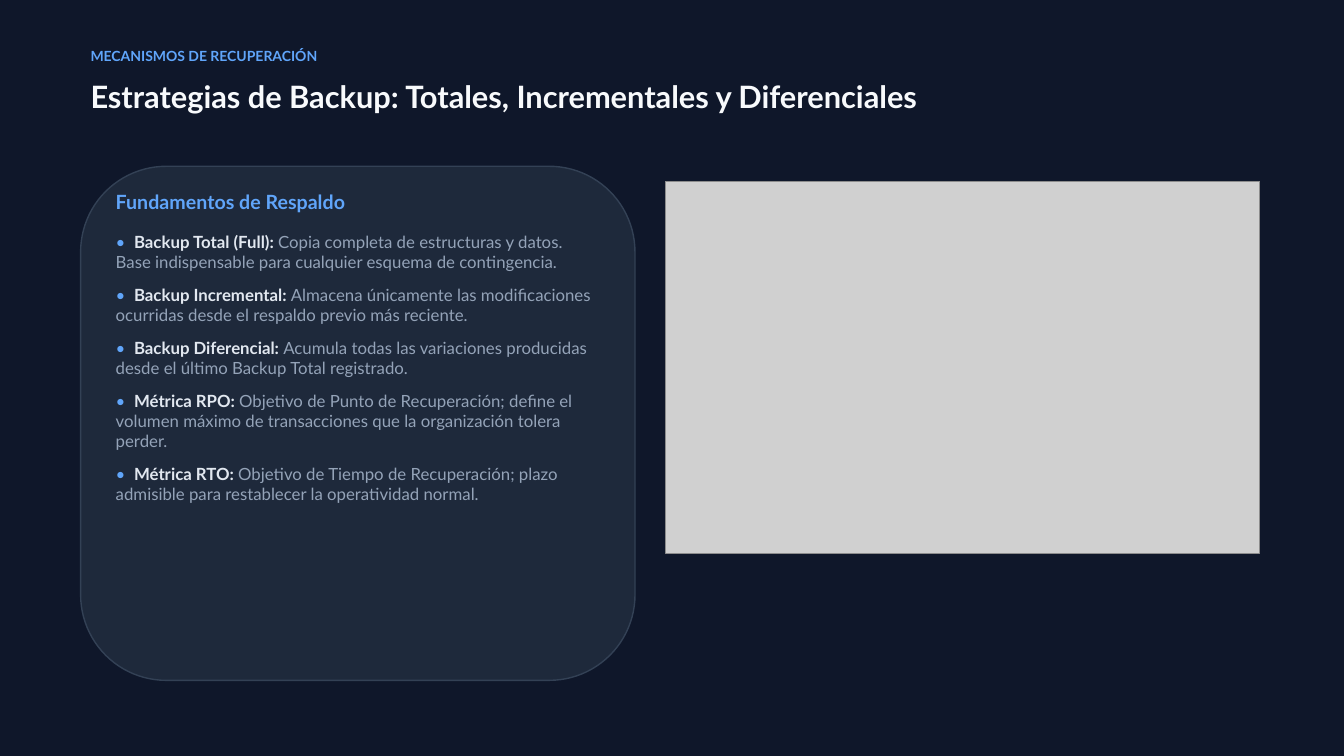
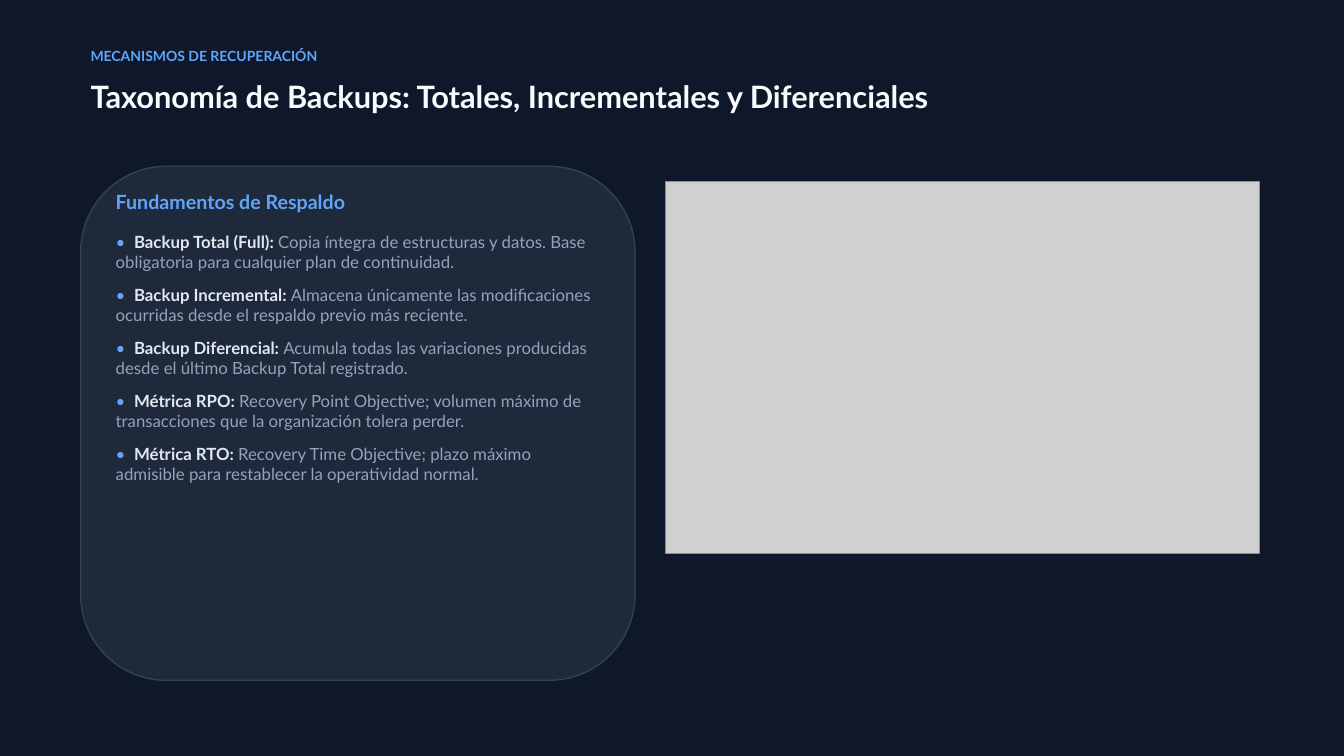
Before and after one commit to EmilyCayambe/Openmetadata, a slide deck: slide 4 of presentacion/Presentacion_Telemetria_Optimizacion.pptx. Drawn at 1344x756 pixels with LibreOffice and Linux fonts; fonts in the diff are those of the drawing; grey boxes stand for pictures. Boxes give left, top, right and bottom in pixels: in the first picture for what was removed or moved away, otherwise in the second. Text is boxed around its words. In the diff, an @@ line names an element or a change of style, - is before the commit and + after.

```diff
--- a/presentacion/Presentacion_Telemetria_Optimizacion.pptx
+++ b/presentacion/Presentacion_Telemetria_Optimizacion.pptx
@@ text at (x1=91, y1=85, x2=928, y2=113): text changed @@
-Estrategias de Backup: Totales, Incrementales y Diferenciales
+Taxonomía de Backups: Totales, Incrementales y Diferenciales
@@ text at (x1=116, y1=235, x2=585, y2=271): text changed @@
-• Backup Total (Full): Copia completa de estructuras y datos. Base indispensable para cualquier esquema de contingencia.
+• Backup Total (Full): Copia íntegra de estructuras y datos. Base obligatoria para cualquier plan de continuidad.
@@ text at (x1=116, y1=394, x2=581, y2=483): text changed @@
-• Métrica RPO: Objetivo de Punto de Recuperación; define el volumen máximo de transacciones que la organización tolera perder.
-• Métrica RTO: Objetivo de Tiempo de Recuperación; plazo admisible para restablecer la operatividad normal.
+• Métrica RPO: Recovery Point Objective; volumen máximo de transacciones que la organización tolera perder.
+• Métrica RTO: Recovery Time Objective; plazo máximo admisible para restablecer la operatividad normal.
```
Also in this commit, not shown: 2 other slides changed, 6 slides added, 1 slide removed, 5 other files.
